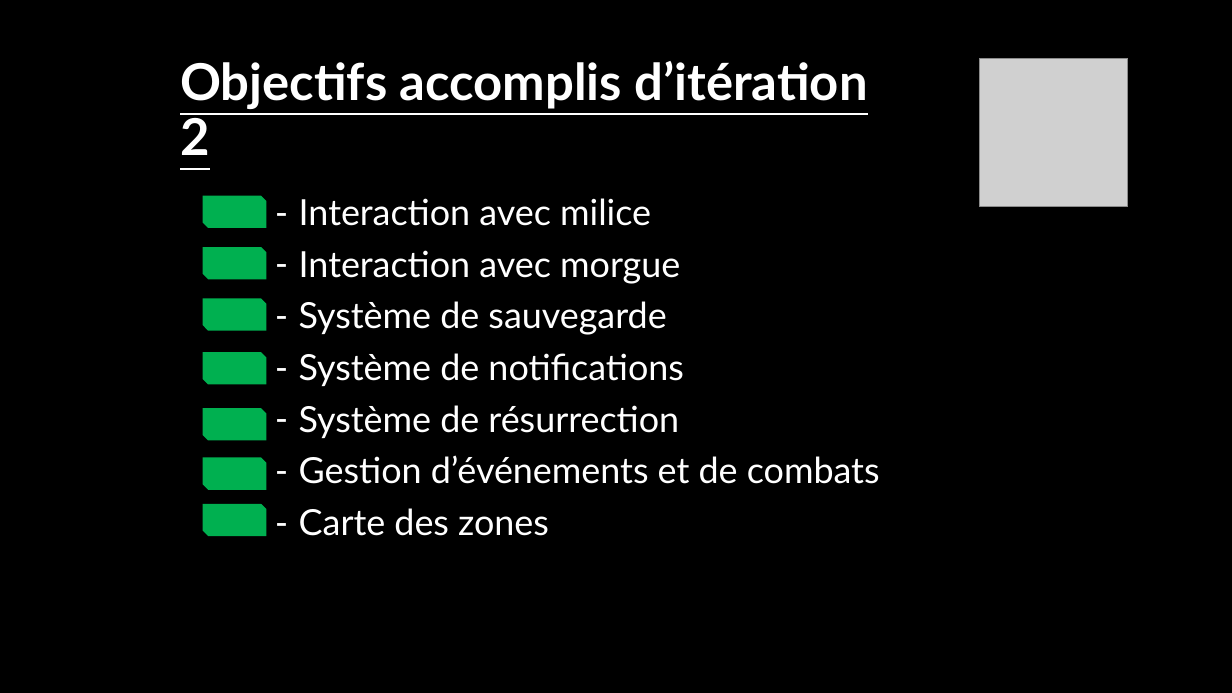
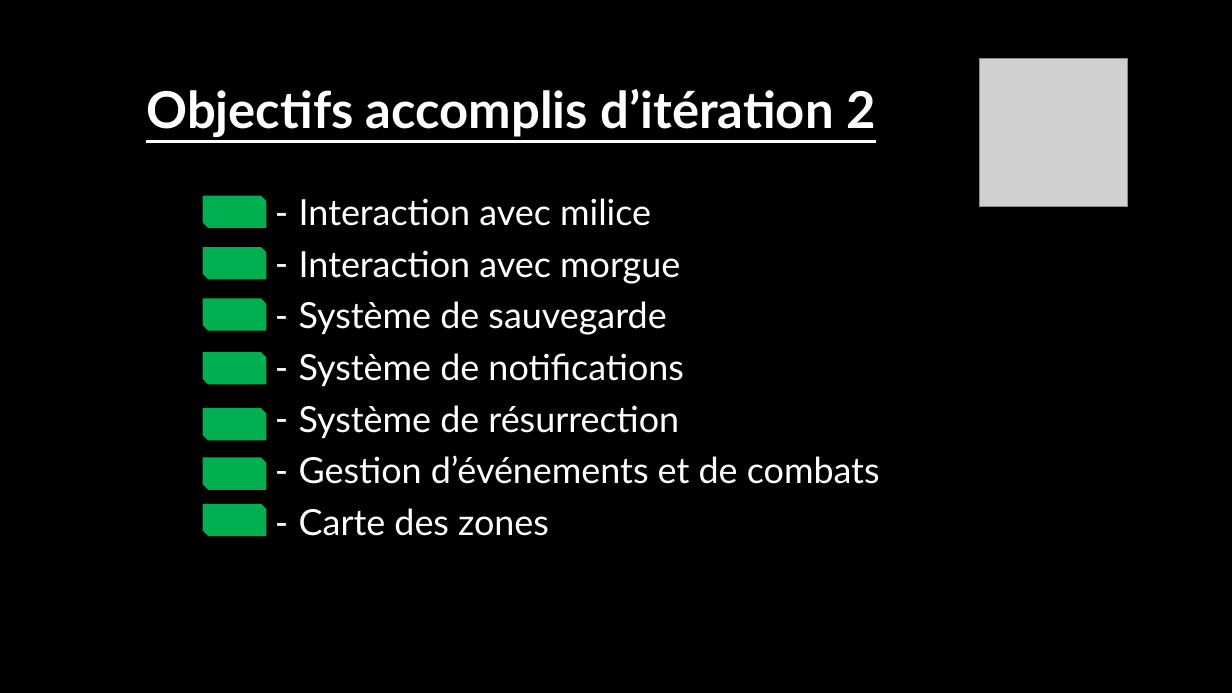
Before and after one commit to Daubiht/Project-TLJ, a slide deck: slide 3 of Présentation TLJ ité 2.pptx. Drawn at 1232x693 pixels with LibreOffice and Linux fonts; fonts in the diff are those of the drawing; grey boxes stand for pictures. Boxes give left, top, right and bottom in pixels: in the first picture for what was removed or moved away, otherwise in the second. Text is boxed around its words. In the diff, an @@ line names an element or a change of style, - is before the commit and + after.

```diff
--- a/Présentation TLJ ité 2.pptx
+++ b/Présentation TLJ ité 2.pptx
@@ title "Objectifs accomplis d’itération 2" rewrapped from [180, 61, 867, 155] to [146, 89, 875, 137] @@
```
Also in this commit, not shown: 1 other slide changed.
